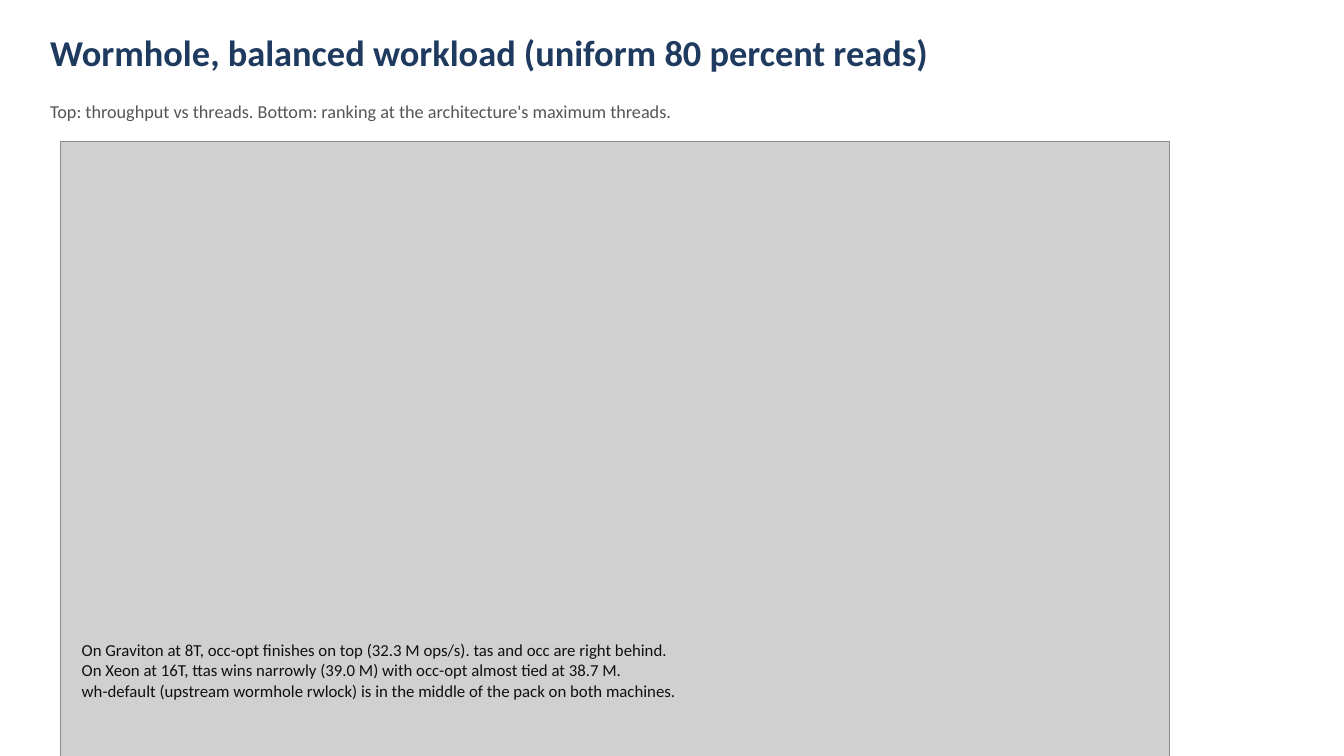
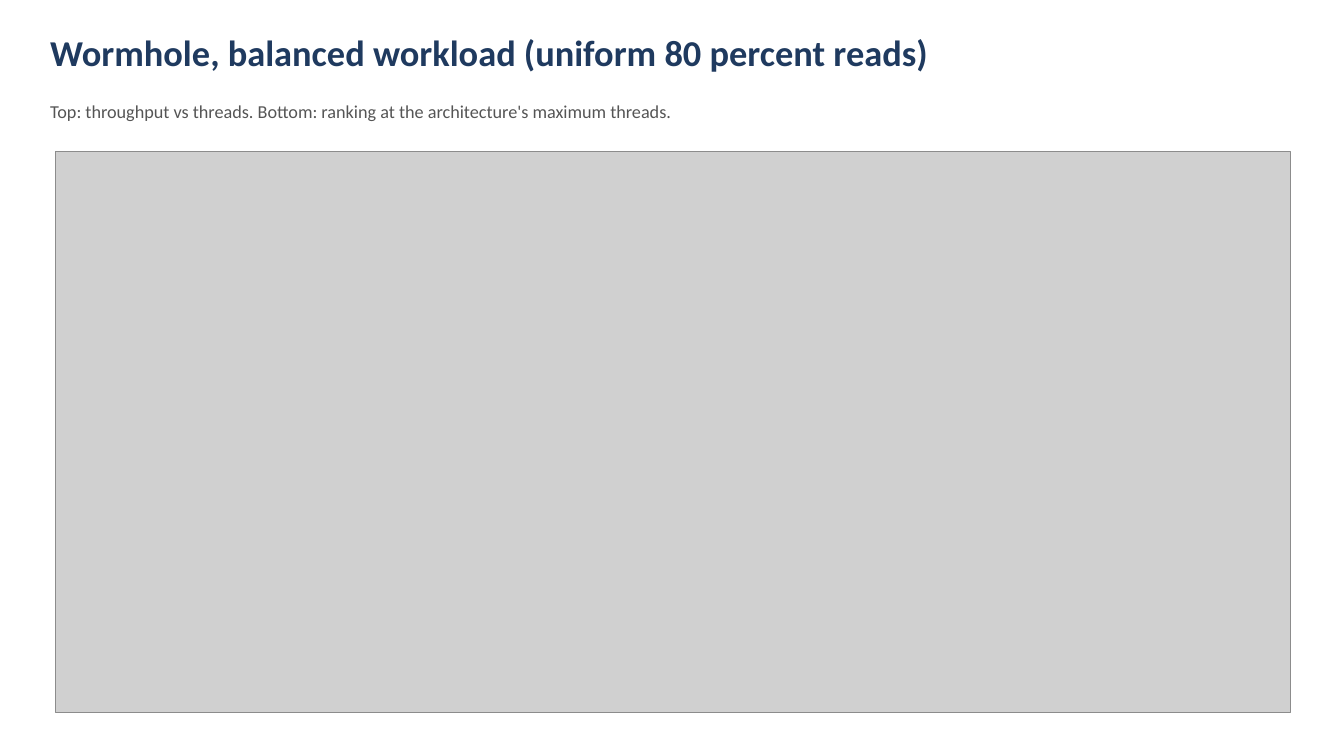
Before and after one commit to apana03/lockbench, a slide deck: slide 10 of results/deck/index_lock_evaluation.pptx. Drawn at 1344x756 pixels with LibreOffice and Linux fonts; fonts in the diff are those of the drawing; grey boxes stand for pictures. Boxes give left, top, right and bottom in pixels: in the first picture for what was removed or moved away, otherwise in the second. Text is boxed around its words. In the diff, an @@ line names an element or a change of style, - is before the commit and + after.

Commit message:
deck: fix throughput slide overflow, drop bullets, leave plot only
The throughput slides were overflowing the slide bottom because the
combined figure (figsize=(13, 7.5), height_ratios=[3,2]) rendered at
6.35" tall when placed at width=11", and the title row took 1.4",
totalling 7.75" against a 7.5" slide. The bullets text underneath then
landed on top of the bar chart at the bottom of the image.

Two fixes:
- Reduce the matplotlib figure to figsize=(14, 6.4) so the aspect ratio
  is wider/flatter (2.19 vs 1.73). At width 12.25" the rendered image
  is 5.6" tall.
- Remove the bullets entirely from every throughput slide. The plots
  carry the message on their own (lines on top, ranking bars below
  with numerical labels).

Slide layout per throughput slide: title 1.4" + image 5.6" = 7.0" used
out of 7.5" available, no overlap.

```diff
--- a/results/deck/index_lock_evaluation.pptx
+++ b/results/deck/index_lock_evaluation.pptx
@@ picture: place and size @@
-picture at [60, 141, 1170, 756]
+picture at [55, 151, 1291, 713]
@@ text removed at [82, 644, 675, 700] @@
-On Graviton at 8T, occ-opt finishes on top (32.3 M ops/s). tas and occ are right behind.
-On Xeon at 16T, ttas wins narrowly (39.0 M) with occ-opt almost tied at 38.7 M.
-wh-default (upstream wormhole rwlock) is in the middle of the pack on both machines.
```
Also in this commit, not shown: 6 other slides changed, 8 other files.
